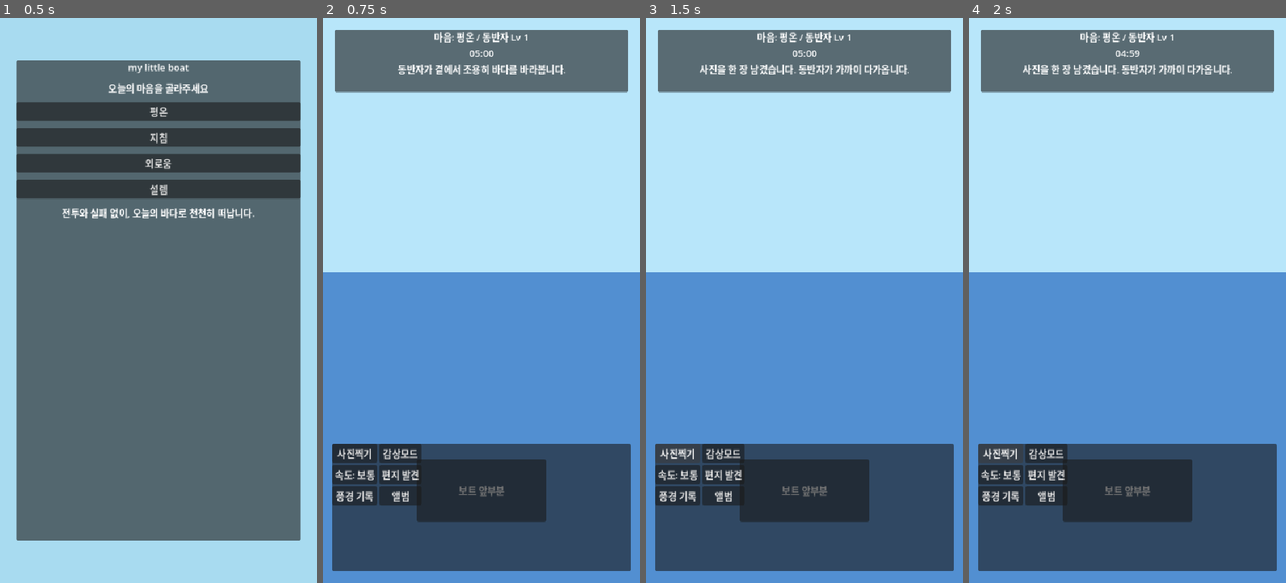
Above: before the commit, frames 1-4 (left to right).
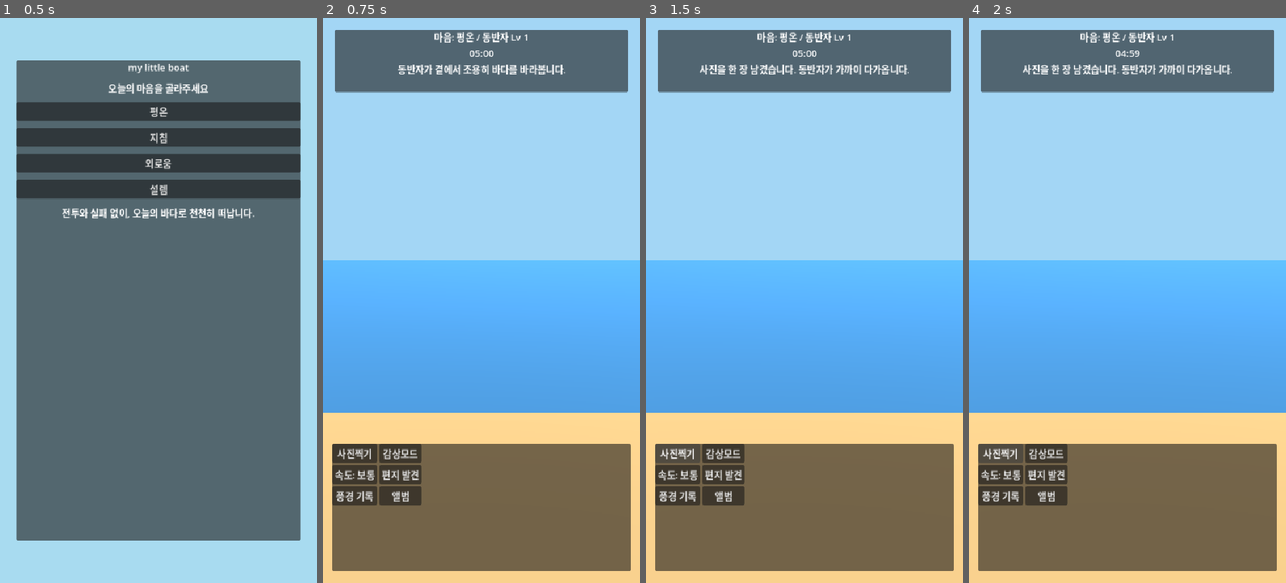
Above: after the commit, the same moments.

Repository: alsdmlals4-eng/New
Game: Godot game, scene res://scenes/main_menu.tscn
Two runs of this game, one before a commit and one after it. Both use one fixed random seed, a clock stepped at 60 frames per second and the inputs below.
Inputs:
- Up to frame 1 (0.5 s): no input
- Up to frame 2 (0.75 s): click "평온" at 0.5 s
- Up to frame 3 (1.5 s): click "사진찍기" at 1.25 s
- Up to frame 4 (2 s): no input

Frame 1 is identical in both runs. In frame 2, 50% of the frame differs, in the area x 0-100%, y 42-100%; in frame 3, 50%; in frame 4, 50%.

Commit message:
Unpack Unity project structure
Implement first person boat viewing scene

Diff:
--- a/project.godot
+++ b/project.godot
@@ -1,5 +1,10 @@
 ; Engine configuration file.
-; Edit with Godot 4.7 stable unless you know what you are doing.
+; It's best edited using the editor UI and not directly,
+; since the parameters that go here are not all obvious.
+;
+; Format:
+;   [section] ; section goes between []
+;   param=value ; assign values to parameters
 
 config_version=5
 
--- a/scenes/game.tscn
+++ b/scenes/game.tscn
@@ -1,6 +1,28 @@
-[gd_scene load_steps=2 format=3]
+[gd_scene load_steps=8 format=3]
 
 [ext_resource type="Script" path="res://scripts/voyage/game_scene.gd" id="1"]
+[ext_resource type="Script" path="res://scripts/voyage/boat_camera_controller.gd" id="2"]
+
+[sub_resource type="Environment" id="Environment_sky"]
+background_mode = 1
+background_color = Color(0.64, 0.84, 0.96, 1)
+ambient_light_source = 1
+ambient_light_color = Color(0.86, 0.93, 1, 1)
+ambient_light_energy = 0.9
+
+[sub_resource type="PlaneMesh" id="PlaneMesh_ocean"]
+size = Vector2(180, 180)
+
+[sub_resource type="StandardMaterial3D" id="StandardMaterial3D_ocean"]
+albedo_color = Color(0.25, 0.55, 0.8, 1)
+roughness = 0.82
+
+[sub_resource type="BoxMesh" id="BoxMesh_boat_bow"]
+size = Vector3(2.8, 0.22, 2.4)
+
+[sub_resource type="StandardMaterial3D" id="StandardMaterial3D_boat"]
+albedo_color = Color(0.93, 0.78, 0.52, 1)
+roughness = 0.68
 
 [node name="GameScene" type="Control"]
 layout_mode = 3
@@ -9,46 +31,38 @@
 anchor_bottom = 1.0
 grow_horizontal = 2
 grow_vertical = 2
+mouse_filter = 2
 script = ExtResource("1")
 
-[node name="Sky" type="ColorRect" parent="."]
-layout_mode = 1
-anchors_preset = 15
-anchor_right = 1.0
-anchor_bottom = 1.0
-grow_horizontal = 2
-grow_vertical = 2
-color = Color(0.72, 0.9, 0.98, 1)
+[node name="VoyageWorld" type="Node3D" parent="."]
 
-[node name="Ocean" type="ColorRect" parent="."]
-layout_mode = 1
-anchors_preset = 12
-anchor_top = 0.45
-anchor_right = 1.0
-anchor_bottom = 1.0
-grow_horizontal = 2
-grow_vertical = 2
-color = Color(0.32, 0.56, 0.82, 1)
+[node name="WorldEnvironment" type="WorldEnvironment" parent="VoyageWorld"]
+environment = SubResource("Environment_sky")
 
-[node name="BoatHint" type="PanelContainer" parent="."]
-layout_mode = 1
-anchors_preset = 7
-anchor_left = 0.5
-anchor_top = 1.0
-anchor_right = 0.5
-anchor_bottom = 1.0
-offset_left = -110.0
-offset_top = -210.0
-offset_right = 110.0
-offset_bottom = -104.0
-grow_horizontal = 2
-grow_vertical = 0
+[node name="SunLight" type="DirectionalLight3D" parent="VoyageWorld"]
+rotation = Vector3(-0.85, -0.35, 0)
+light_energy = 1.45
 
-[node name="BoatLabel" type="Label" parent="BoatHint"]
-layout_mode = 2
-text = "보트 앞부분"
-horizontal_alignment = 1
-vertical_alignment = 1
+[node name="CameraRig" type="Node3D" parent="VoyageWorld"]
+unique_name_in_owner = true
+position = Vector3(0, 1.35, 2.4)
+rotation = Vector3(-0.1, 0, 0)
+script = ExtResource("2")
+
+[node name="Camera3D" type="Camera3D" parent="VoyageWorld/CameraRig"]
+current = true
+fov = 62.0
+near = 0.05
+far = 200.0
+
+[node name="OceanPlane" type="MeshInstance3D" parent="VoyageWorld"]
+mesh = SubResource("PlaneMesh_ocean")
+surface_material_override/0 = SubResource("StandardMaterial3D_ocean")
+
+[node name="BoatBow" type="MeshInstance3D" parent="VoyageWorld"]
+position = Vector3(0, 0.18, 0.55)
+mesh = SubResource("BoxMesh_boat_bow")
+surface_material_override/0 = SubResource("StandardMaterial3D_boat")
 
 [node name="TopPanel" type="PanelContainer" parent="."]
 layout_mode = 1
--- /dev/null
+++ b/scripts/voyage/boat_camera_controller.gd
@@ -0,0 +1,35 @@
+# 1인칭 보트 카메라 회전을 관리한다.
+extends Node3D
+
+@export var mouse_sensitivity := 0.12
+@export var min_pitch_degrees := -28.0
+@export var max_pitch_degrees := 18.0
+
+var _dragging := false
+var _yaw_degrees := 0.0
+var _pitch_degrees := -6.0
+
+
+func _ready() -> void:
+	_pitch_degrees = clampf(rad_to_deg(rotation.x), min_pitch_degrees, max_pitch_degrees)
+	_yaw_degrees = rad_to_deg(rotation.y)
+	_apply_camera_rotation()
+
+
+func _unhandled_input(event: InputEvent) -> void:
+	if event is InputEventMouseButton and event.button_index == MOUSE_BUTTON_LEFT:
+		_dragging = event.pressed
+	elif event is InputEventMouseMotion and _dragging:
+		_yaw_degrees -= event.relative.x * mouse_sensitivity
+		_pitch_degrees = clampf(_pitch_degrees - event.relative.y * mouse_sensitivity, min_pitch_degrees, max_pitch_degrees)
+		_apply_camera_rotation()
+		get_viewport().set_input_as_handled()
+
+
+func _notification(what: int) -> void:
+	if what == NOTIFICATION_WM_MOUSE_EXIT:
+		_dragging = false
+
+
+func _apply_camera_rotation() -> void:
+	rotation_degrees = Vector3(_pitch_degrees, _yaw_degrees, 0.0)
Not shown, added: scripts/core/game_state.gd.uid
Not shown, added: scripts/ui/album_view.gd.uid
Not shown, added: scripts/ui/main_menu.gd.uid
Not shown, added: scripts/voyage/boat_camera_controller.gd.uid
Not shown, added: scripts/voyage/game_scene.gd.uid
Not shown, changed: README.md
